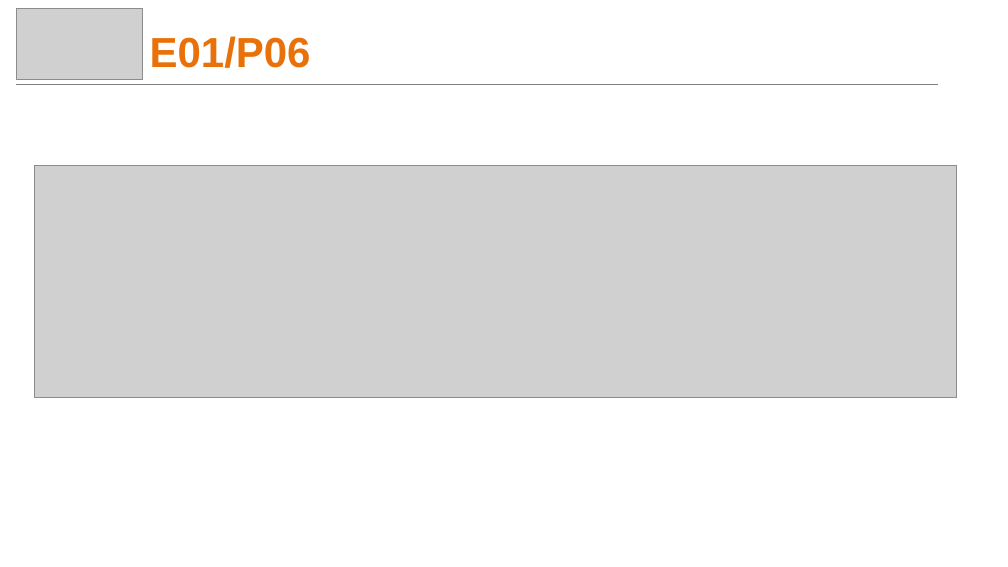
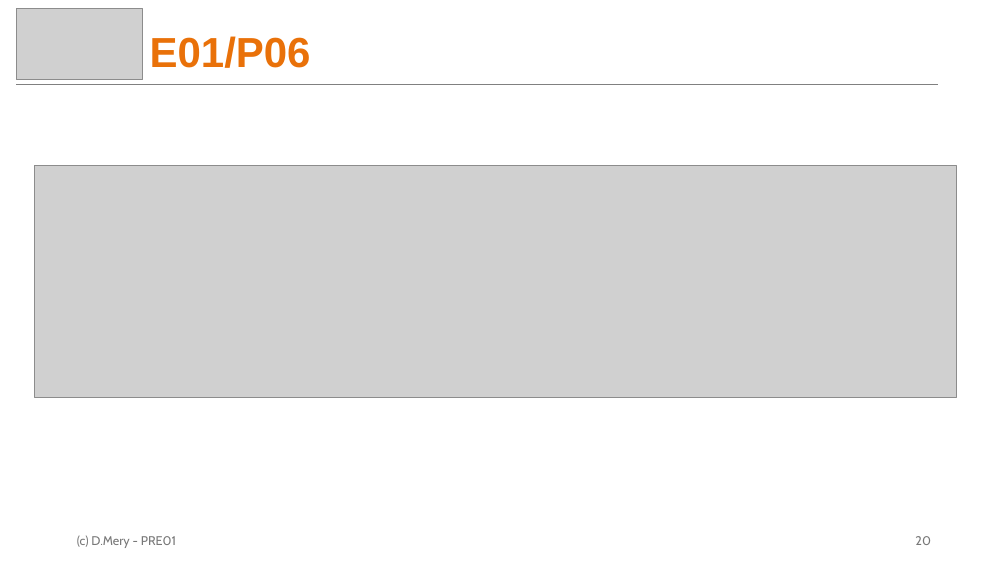
Before and after one commit to domingomery/pr, a slide deck: slide 20 of clases/PR01_Introduccion/presentaciones/pptx/PRE01_Ochos.pptx. Drawn at 1008x567 pixels with LibreOffice and Linux fonts; fonts in the diff are those of the drawing; grey boxes stand for pictures. Boxes give left, top, right and bottom in pixels: in the first picture for what was removed or moved away, otherwise in the second. Text is boxed around its words. In the diff, an @@ line names an element or a change of style, - is before the commit and + after.

```diff
--- a/clases/PR01_Introduccion/presentaciones/pptx/PRE01_Ochos.pptx
+++ b/clases/PR01_Introduccion/presentaciones/pptx/PRE01_Ochos.pptx
@@ text added at (77, 536, 176, 548), 12 pt, text #797979 @@
+(c) D.Mery - PRE01
@@ page number added at (915, 536, 931, 545), 12 pt, text #797979 @@
+20
```
Also in this commit, not shown: 24 other slides changed, 1 slide added, 1 slide removed, 10 other files.
